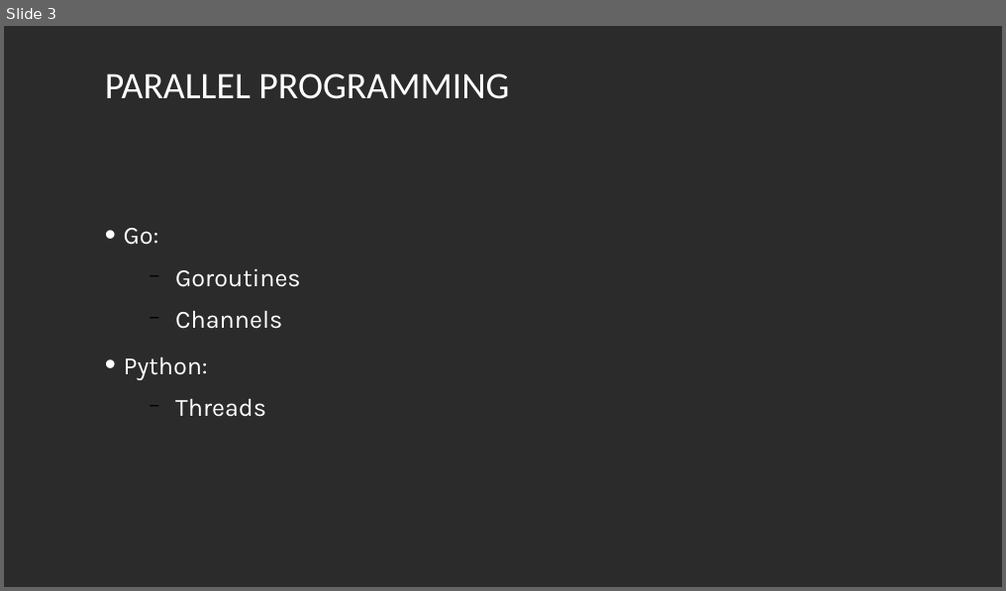
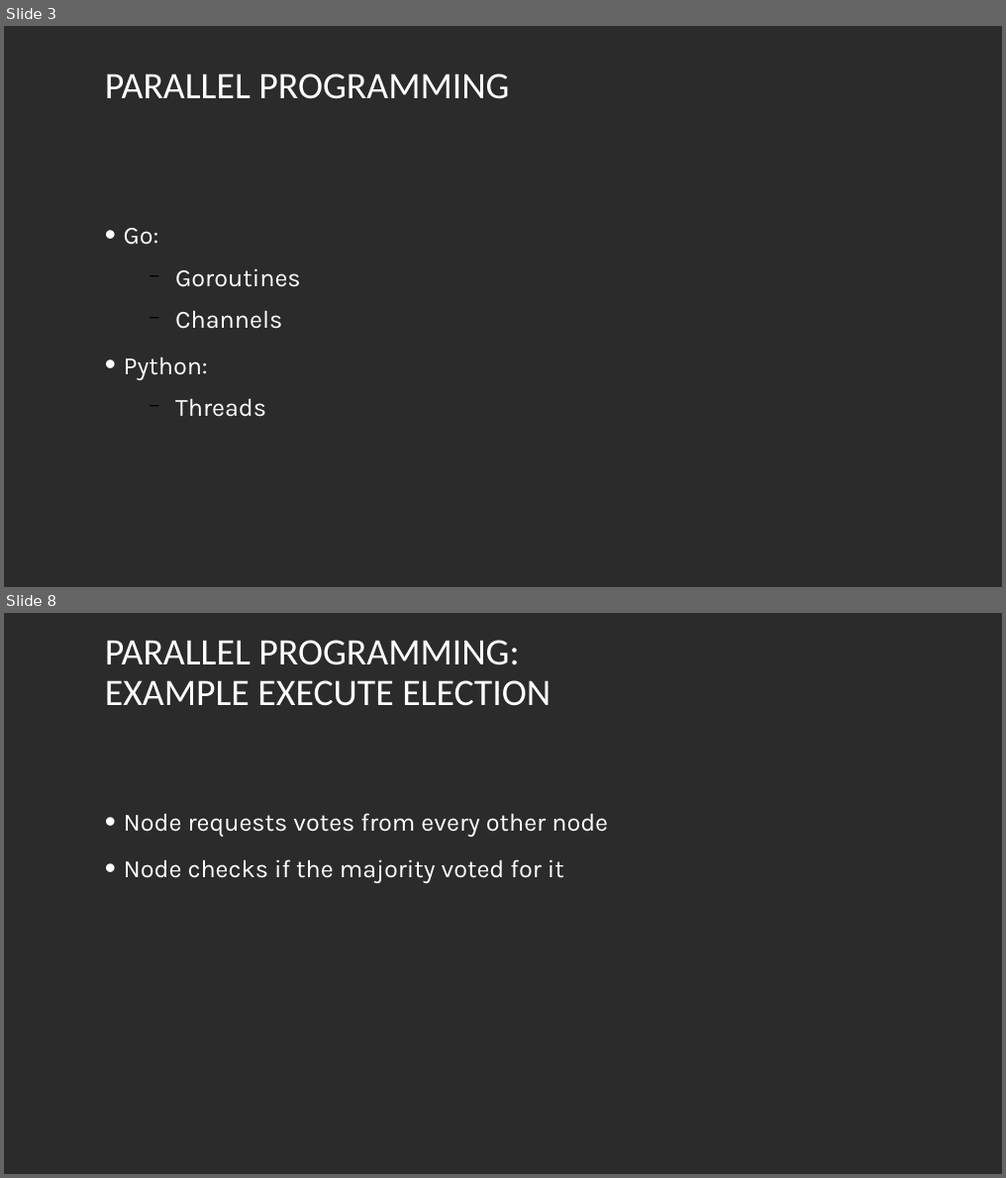
Before and after one commit to LukasKiederle/seminar-compare-go, a slide deck: Comparing Raft algorithm in go and Python.pptx. Shown one above the other, each under a label of ours: slide 3 before the commit, slides 3 and 8 after it; the slides between them are not shown. The pictures are 1006x591 and 1006x1178 pixels, drawn with LibreOffice and Linux fonts; fonts in the diff are those of the drawing; background and template pictures are left out; a plain dark background stands for a picture behind light text. Boxes give left, top, right and bottom in pixels: in the first picture for what was removed or moved away, otherwise in the second. Text is boxed around its words. In the diff, an @@ line names an element or a change of style, - is before the commit and + after.

```diff
--- a/Comparing Raft algorithm in go and Python.pptx
+++ b/Comparing Raft algorithm in go and Python.pptx
@@ slide 8 added at (4,613,1002,1174), background picture (left out) @@
@@ text added at (105,640,550,706), 36 pt, text #FFFFFF @@
+PARALLEL PROGRAMMING:
+EXAMPLE EXECUTE ELECTION
@@ text added at (124,813,608,883), 24 pt, text #FFFFFF @@
+• Node requests votes from every other node
+• Node checks if the majority voted for it
```
Also in this commit, not shown: 8 slides changed, 2 slides removed.
